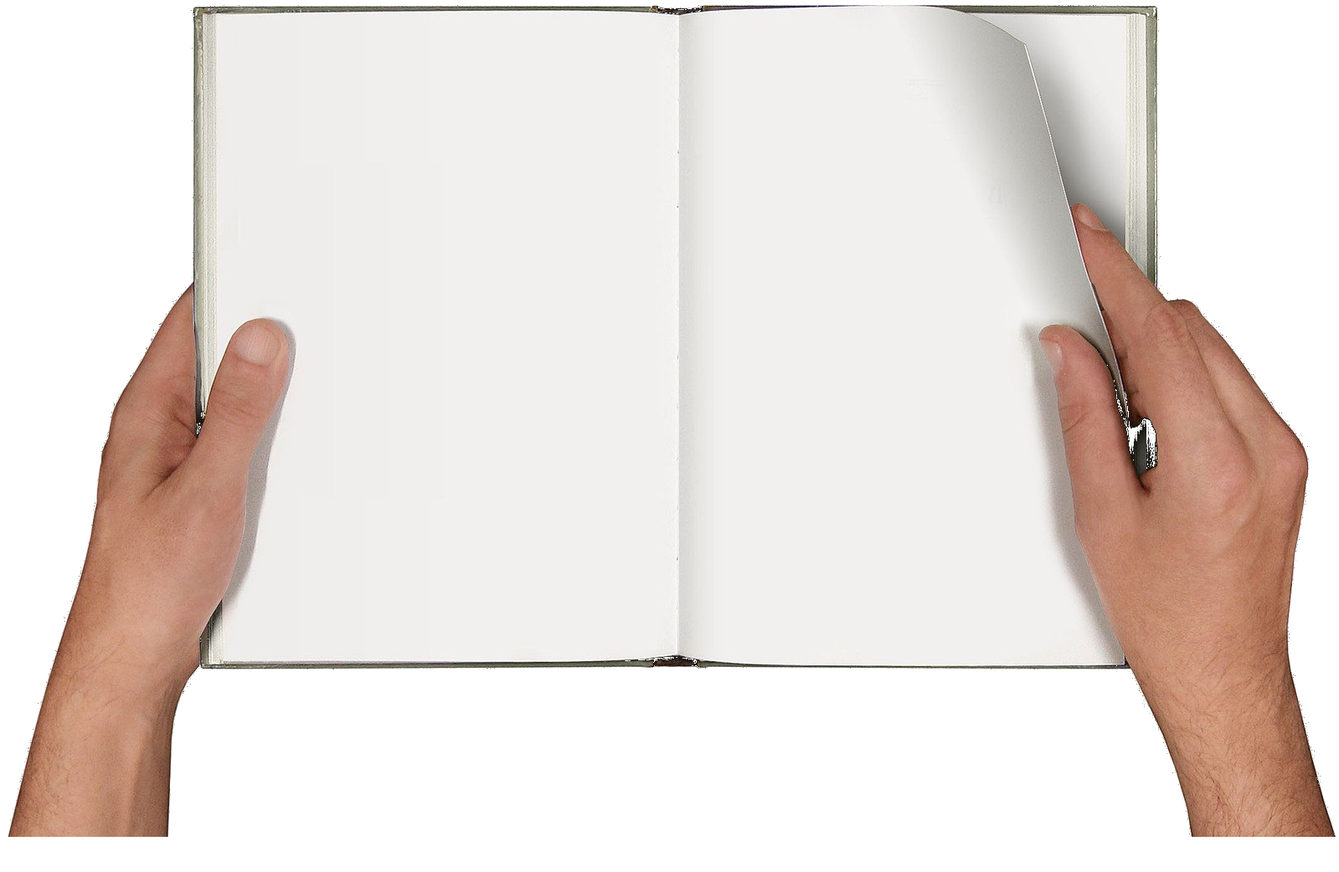
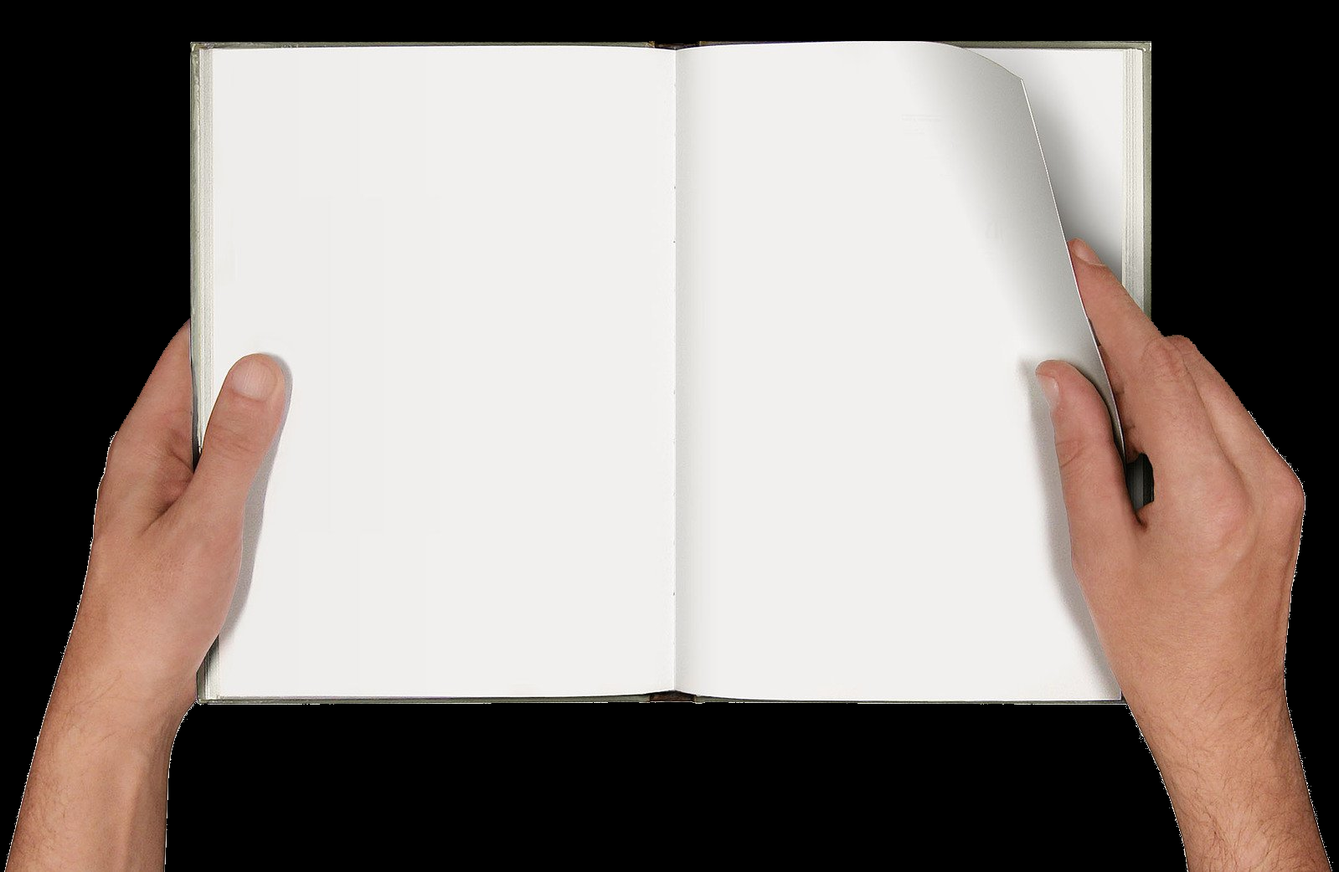
Before/after of a 1339px x 872px layered artwork. What changed in the layer stack:
removed layer "Pasted Layer" over (x1=7, y1=5, x2=1337, y2=838)
renamed "Background" to "book.jpg", painted on it over (x1=0, y1=0, x2=1339, y2=872)
